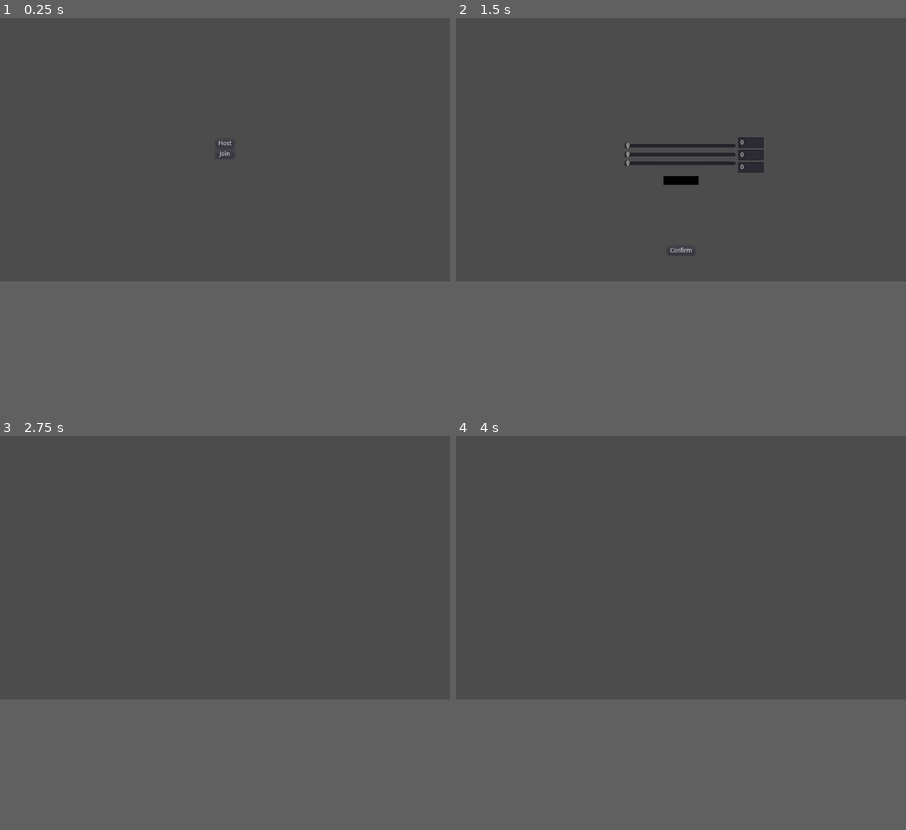
Above: before the commit, frames 1-4 (two rows, left to right).
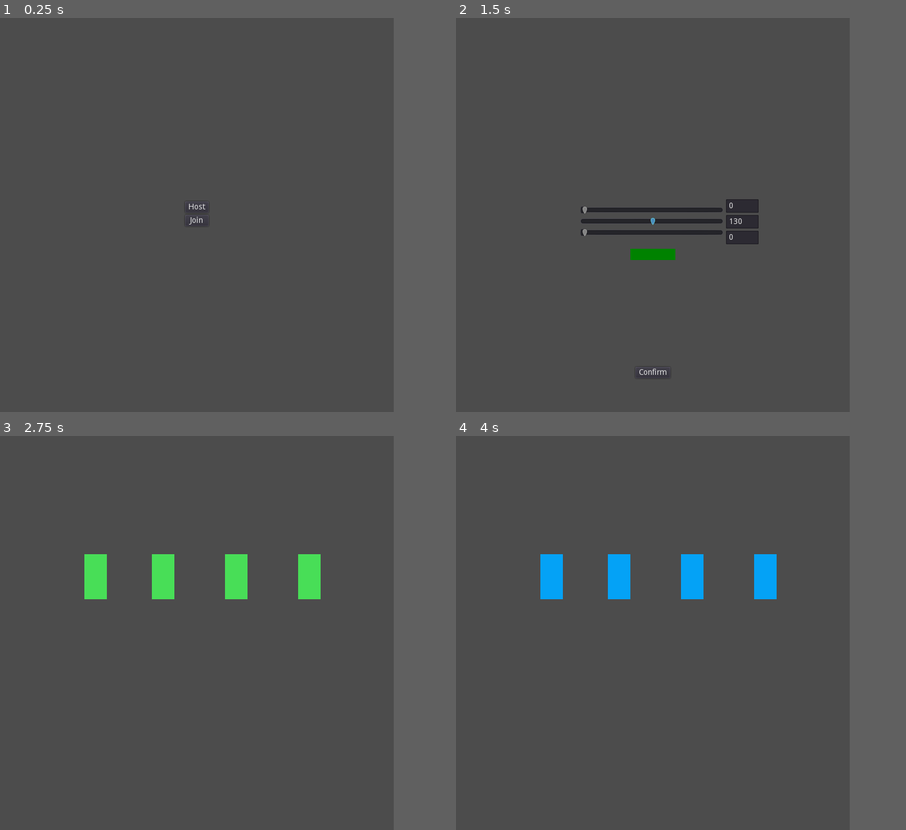
Above: after the commit, the same moments.

Repository: the-alex-g/NetworkedSquidGame
Game: Godot game, scene res://PlayerIntegration/Lobby/Lobby.tscn
Two runs of this game, one before a commit and one after it. Both use one fixed random seed, a clock stepped at 60 frames per second and the inputs below.
Inputs (mouse positions are in pixels of both pictures, inside the frame that each line leads up to):
- Up to frame 1 (0.25 s): no input
- Up to frame 2 (1.5 s): click "Host" at 0.5 s; click (681, 155) at 1.25 s, where only the run before the commit has a clickable "Join"
- Up to frame 3 (2.75 s): click "Confirm" at 2 s
- Up to frame 4 (4 s): hold D (clockwise, bound only after the commit) 2.78-3.53 s; tap A (counterclockwise, bound only after the commit) at 3.05, 3.6 s; tap D (clockwise, bound only after the commit) at 3.8 s
In our replay, the window is 800x468 before the commit and 700x700 after it. These sizes can differ from the game's own. Grey fills any space a smaller window leaves; there, only what the larger window draws over its background counts as a difference.

The runs differ from the first frame. In frame 1, less than 0.1% of the frame differs, in the area x 42-52%, y 31-53%; in frame 2, 3.5%, in the area x 27-69%, y 30-91%; in frame 3, 2.3%; in frame 4, 2.3%.
Error before the commit: Invalid operands 'String' and 'int' in operator '+'. (res://PlayerIntegration/Lobby/Lobby.gd:16)

Commit message:
Add multiplayer movement and player spawninggit add -A Finallygit add -A

Diff:
--- /dev/null
+++ b/project/Game/Game.gd
@@ -0,0 +1,18 @@
+extends Node2D
+
+const _Player := preload("res://Game/Player/Player.tscn")
+
+onready var _players := $Players
+
+func _ready():
+	var _rotation := 0.0
+	var _rotation_increment := 360.0/Global.player_colors.size()
+	for player_id in Global.player_colors:
+		var player := _Player.instance()
+		player.name = str(player_id)
+		player.set_network_master(player_id)
+		player.color = Global.player_colors[player_id]
+		player.rotation_degrees = _rotation
+		player.position = Vector2(350,350)
+		_rotation += _rotation_increment
+		_players.add_child(player)
--- /dev/null
+++ b/project/Game/Game.tscn
@@ -0,0 +1,8 @@
+[gd_scene load_steps=2 format=2]
+
+[ext_resource path="res://Game/Game.gd" type="Script" id=1]
+
+[node name="Game" type="Node2D"]
+script = ExtResource( 1 )
+
+[node name="Players" type="Node2D" parent="."]
--- /dev/null
+++ b/project/Game/Player/Player.gd
@@ -0,0 +1,20 @@
+class_name Player
+extends Node2D
+
+var color:Color
+
+func _process(_delta):
+	if is_network_master():
+		var direction := 0.0
+		if Input.is_action_pressed("counterclockwise"):
+			direction -= 1.0
+		if Input.is_action_pressed("clockwise"):
+			direction += 1.0
+		rotation_degrees += direction
+		rpc_unreliable("update_position", rotation_degrees)
+
+remote func update_position(new_rotation):
+	rotation_degrees = new_rotation
+
+func _draw():
+	draw_circle(Vector2(0,-200), 10.0, color)
--- /dev/null
+++ b/project/Game/Player/Player.tscn
@@ -0,0 +1,12 @@
+[gd_scene load_steps=3 format=2]
+
+[ext_resource path="res://Game/Player/Player.gd" type="Script" id=1]
+
+[sub_resource type="CapsuleShape2D" id=1]
+
+[node name="Player" type="Area2D"]
+script = ExtResource( 1 )
+
+[node name="CollisionShape2D" type="CollisionShape2D" parent="."]
+position = Vector2( 0, -250 )
+shape = SubResource( 1 )
--- a/project/Global.gd
+++ b/project/Global.gd
@@ -1,12 +1,22 @@
 extends Node
 
-var players := {}
+var _error
+var player_ids := []
+var player_colors := {}
+var colors := []
 var id:int
 
 sync func set_player_color(player_id:int, color:Color):
-	players[player_id] = color
+	player_colors[player_id] = color
+	colors.append(color)
 	print("Color Set")
 
 sync func add_player(player_id:int):
-	players[player_id] = Color(0,0,0,1)
+	player_ids.append(player_id)
+	print(str(player_id))
+	print(str(player_ids))
 	print("new player added")
+
+sync func remove_player(player_id:int):
+	player_ids.erase(player_id)
+	_error = player_colors.erase(player_id)
--- a/project/PlayerIntegration/Lobby/Lobby.gd
+++ b/project/PlayerIntegration/Lobby/Lobby.gd
@@ -13,12 +13,11 @@
 	var network := NetworkedMultiplayerENet.new()
 	_error = network.create_server(4242, 4)
 	if _error != OK:
-		print("server creation failed: "+_error)
+		print("server creation failed: "+str(_error))
 	else:
 		print("server created")
 	get_tree().network_peer = network
-	Global.rpc("add_player", 1)
-	Global.id = 1
+	Global.add_player(1)
 	_error = get_tree().change_scene("res://PlayerIntegration/PlayerGeneration/ColorSelector.tscn")
 
 func _on_Join_pressed():
@@ -29,6 +28,7 @@
 	else:
 		print("client created")
 	get_tree().network_peer = network
+	yield(get_tree().create_timer(0.1), "timeout")
 	_error = get_tree().change_scene("res://PlayerIntegration/PlayerGeneration/ColorSelector.tscn")
 
 func _connected_to_server():
@@ -42,8 +42,8 @@
 	Global.rpc("add_player", id)
 	Global.id = id
 
-func _player_disconnected(id):
-	_error = Global.players.erase(id)
+func _player_disconnected(id:int):
+	_error = Global.rpc("remove_player", id)
 
 func _server_connection_lost():
 	print("server connection lost")
--- a/project/PlayerIntegration/PlayerGeneration/ColorSelector.gd
+++ b/project/PlayerIntegration/PlayerGeneration/ColorSelector.gd
@@ -26,5 +26,5 @@
 	_color_display.color = color
 
 func _on_ConfirmButton_pressed():
-	Global.rpc("set_player_color", Global.id, color)
+	Global.rpc("set_player_color", get_tree().get_network_unique_id(), color)
 	_error = get_tree().change_scene("res://PlayerIntegration/WaitingArea/WaitingArea.tscn")
--- /dev/null
+++ b/project/PlayerIntegration/WaitingArea/PlayerIndicator.gd
@@ -0,0 +1,11 @@
+extends Node2D
+
+var color = null
+
+func _ready():
+	$AnimationPlayer.play("Fade")
+
+func _process(_delta):
+	if color != null:
+		$AnimationPlayer.stop()
+		$ColorRect.color = color
--- /dev/null
+++ b/project/PlayerIntegration/WaitingArea/PlayerIndicator.tscn
@@ -0,0 +1,34 @@
+[gd_scene load_steps=3 format=2]
+
+[ext_resource path="res://PlayerIntegration/WaitingArea/PlayerIndicator.gd" type="Script" id=1]
+
+[sub_resource type="Animation" id=1]
+resource_name = "Fade"
+length = 6.0
+loop = true
+tracks/0/type = "value"
+tracks/0/path = NodePath("ColorRect:color")
+tracks/0/interp = 1
+tracks/0/loop_wrap = true
+tracks/0/imported = false
+tracks/0/enabled = true
+tracks/0/keys = {
+"times": PoolRealArray( 0, 2, 4 ),
+"transitions": PoolRealArray( 1, 1, 1 ),
+"update": 0,
+"values": [ Color( 0.431373, 1, 0, 1 ), Color( 0, 0.623529, 1, 1 ), Color( 1, 0, 0.913725, 1 ) ]
+}
+
+[node name="PlayerIndicator" type="Node2D"]
+script = ExtResource( 1 )
+
+[node name="ColorRect" type="ColorRect" parent="."]
+margin_right = 40.0
+margin_bottom = 80.0
+color = Color( 0.267335, 0.85684, 0.380269, 1 )
+__meta__ = {
+"_edit_use_anchors_": false
+}
+
+[node name="AnimationPlayer" type="AnimationPlayer" parent="."]
+anims/Fade = SubResource( 1 )
--- a/project/PlayerIntegration/WaitingArea/WaitingArea.gd
+++ b/project/PlayerIntegration/WaitingArea/WaitingArea.gd
@@ -1,6 +1,8 @@
 extends Control
 
 onready var _start_button := $StartButton
+
+var _error
 
 func _ready():
 	if get_tree().is_network_server():
@@ -10,5 +12,16 @@
 		_start_button.disabled = true
 		_start_button.visible = false
 
+func _process(_delta):
+	var colors := Global.colors
+	for color in colors:
+		var position = colors.find(color)
+		var playerindicator := get_node("PlayerIndicators/PlayerIndicator"+str(position))
+		playerindicator.color = color
+
 func _on_StartButton_pressed():
-	pass # Go play game
+	rpc("start_game")
+	start_game()
+
+puppet func start_game():
+	_error = get_tree().change_scene("res://Game/Game.tscn")
--- a/project/PlayerIntegration/WaitingArea/WaitingArea.tscn
+++ b/project/PlayerIntegration/WaitingArea/WaitingArea.tscn
@@ -1,6 +1,7 @@
-[gd_scene load_steps=2 format=2]
+[gd_scene load_steps=3 format=2]
 
 [ext_resource path="res://PlayerIntegration/WaitingArea/WaitingArea.gd" type="Script" id=1]
+[ext_resource path="res://PlayerIntegration/WaitingArea/PlayerIndicator.tscn" type="PackedScene" id=2]
 
 [node name="WaitingArea" type="Control"]
 anchor_right = 1.0
@@ -23,4 +24,18 @@
 __meta__ = {
 "_edit_use_anchors_": false
 }
+
+[node name="PlayerIndicators" type="Node2D" parent="."]
+
+[node name="PlayerIndicator0" parent="PlayerIndicators" instance=ExtResource( 2 )]
+position = Vector2( 150, 210 )
+
+[node name="PlayerIndicator1" parent="PlayerIndicators" instance=ExtResource( 2 )]
+position = Vector2( 270, 210 )
+
+[node name="PlayerIndicator2" parent="PlayerIndicators" instance=ExtResource( 2 )]
+position = Vector2( 400, 210 )
+
+[node name="PlayerIndicator3" parent="PlayerIndicators" instance=ExtResource( 2 )]
+position = Vector2( 530, 210 )
 [connection signal="pressed" from="StartButton" to="." method="_on_StartButton_pressed"]
--- a/project/project.godot
+++ b/project/project.godot
@@ -8,9 +8,14 @@
 
 config_version=4
 
-_global_script_classes=[  ]
+_global_script_classes=[ {
+"base": "Node2D",
+"class": "Player",
+"language": "GDScript",
+"path": "res://Game/Player/Player.gd"
+} ]
 _global_script_class_icons={
-
+"Player": ""
 }
 
 [application]
@@ -23,6 +28,28 @@
 
 Global="*res://Global.gd"
 
+[display]
+
+window/size/width=700
+window/size/height=700
+window/stretch/mode="2d"
+window/stretch/aspect="keep"
+
+[input]
+
+counterclockwise={
+"deadzone": 0.5,
+"events": [ Object(InputEventKey,"resource_local_to_scene":false,"resource_name":"","device":0,"alt":false,"shift":false,"control":false,"meta":false,"command":false,"pressed":false,"scancode":65,"unicode":0,"echo":false,"script":null)
+, Object(InputEventKey,"resource_local_to_scene":false,"resource_name":"","device":0,"alt":false,"shift":false,"control":false,"meta":false,"command":false,"pressed":false,"scancode":16777231,"unicode":0,"echo":false,"script":null)
+ ]
+}
+clockwise={
+"deadzone": 0.5,
+"events": [ Object(InputEventKey,"resource_local_to_scene":false,"resource_name":"","device":0,"alt":false,"shift":false,"control":false,"meta":false,"command":false,"pressed":false,"scancode":68,"unicode":0,"echo":false,"script":null)
+, Object(InputEventKey,"resource_local_to_scene":false,"resource_name":"","device":0,"alt":false,"shift":false,"control":false,"meta":false,"command":false,"pressed":false,"scancode":16777233,"unicode":0,"echo":false,"script":null)
+ ]
+}
+
 [rendering]
 
 quality/driver/driver_name="GLES2"
